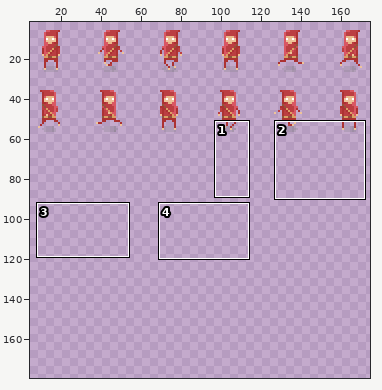
Two versions of one sprite sheet, Assets/Graphics/walkingSprite-Sheet.png. The first picture is a wide view before the edit; the outline marks the close-up.
Close-up. Old version:
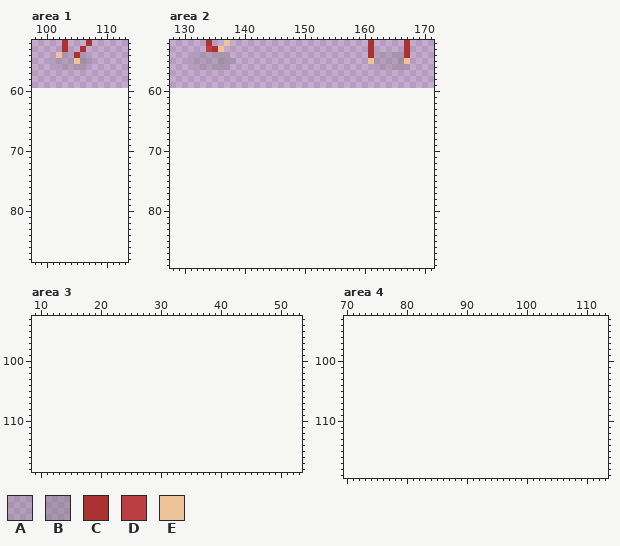
The file is 180x60 pixels. Shown: area 1: x 98..113, y 52..88; area 2: x 128..171, y 52..89; area 3: x 9..53, y 93..118; area 4: x 70..113, y 93..119. The old version is drawn lined up with the new one, on the new canvas. The wide view leaves out empty margins. The commit also changed other parts of the picture, which this record leaves out.
Palette (. is transparent): A #847e8746  B #847e8779  C #ac3232  D #bb3e42  E #eec39a
Pixels before, area 1, first column x 101:
52 ..C...C
53 ..C..C.
54 .EAACB.
55 AAAAEBB
56 .AAAAB.
Pixels before, area 2, first column x 131:
52 ...C..E.......................C.....C
53 ...DCE........................C.....C
54 .AAAABA.......................CAAAABC
55 AAAAABBA......................EAAAABE
56 .AAAABA........................AAAABA
After:
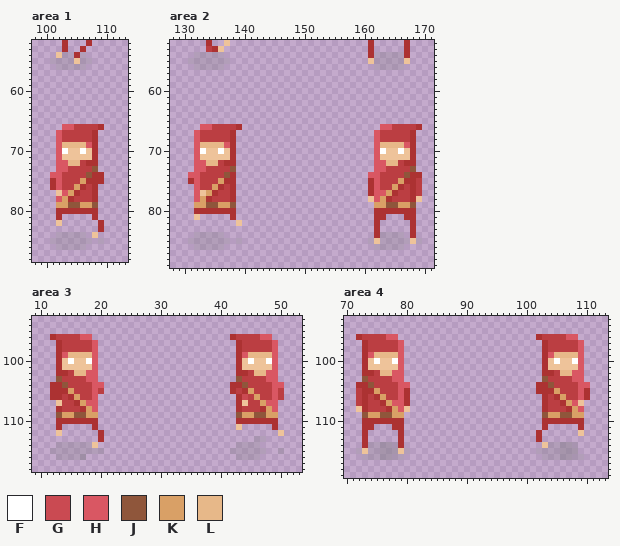
Colours new in this view: F #ffffff  G #ca4a52  H #d95763  J #8f563b  K #d9a066  L #e7b889
What changed:
canvas 180x60 -> 180x180
Area 1:
y 54: x 106 B -> A
y 55: x 106..107 BB -> AA
y 56: x 106 B -> A
y 66: x 103..109 ....... -> HHDDDDC
y 67..68: x 102..108 ....... -> HDDDDDC
y 69: x 102..108 ....... -> HLLLLHC
y 70: x 102..108 ....... -> HFEEFEC
y 71: x 102..108 ....... -> HEEEEEC
y 72: x 102..108 ....... -> HHLLDCC
y 73: x 102..108 ....... -> HHDDDDJ
y 74: x 101..109 ......... -> HHDDDDJCC
y 75: x 101..109 ......... -> CHDDDKCCC
y 76: x 101..108 ........ -> CHDDKCDC
y 77: x 102..108 ....... -> EHKCDDC
y 78: x 102..108 ....... -> HKCDDDC
y 79: x 102..108 ....... -> KKJJKKJ
y 80: x 102..108 ....... -> CCCCCCC
y 81: x 102 . -> C; x 108 . -> C
y 82: x 102 . -> E; x 109 . -> C
y 83: x 109 . -> C
y 84: x 102..106 ..... -> AAAAA; x 108 . -> E
y 85: x 101..107 ....... -> AAAAAAA; x 109 . -> A
y 86: x 102..106 ..... -> AAAAA
Area 2:
y 54: x 136..137 BA -> A.; x 166 B -> A
y 55: x 136..138 BBA -> AA.; x 166 B -> A
y 56: x 136..137 BA -> A.; x 166..167 BA -> A.
y 66: x 133..139 ....... -> HHDDDDC; x 163..169 ....... -> HHDDDDC
y 67..68: x 132..138 ....... -> HDDDDDC; x 162..168 ....... -> HDDDDDC
y 69: x 132..138 ....... -> HLLLLHC; x 162..168 ....... -> HLLLLHC
y 70: x 132..138 ....... -> HFEEFEC; x 162..168 ....... -> HFEEFEC
y 71: x 132..138 ....... -> HEEEEEC; x 162..168 ....... -> HEEEEEC
y 72: x 132..138 ....... -> HHLLDCC; x 162..168 ....... -> HHLLDCC
y 73: x 132..138 ....... -> HHDDDDJ; x 162..168 ....... -> HHDDDDJ
y 74: x 131..138 ........ -> HHDDDDJC; x 161..169 ......... -> HHDDDDJCC
y 75: x 131..138 ........ -> CHDDDKCC; x 161..169 ......... -> CHDDDKCCD
y 76: x 132..138 ....... -> HDDKCDC; x 161..169 ......... -> CHDDKCDCD
y 77: x 132..138 ....... -> HEKCDDC; x 161..169 ......... -> CHHKCDDCD
y 78: x 132..138 ....... -> HKCDDDC; x 161..169 ......... -> EHKCDDDCE
y 79: x 132..138 ....... -> KKJJKKJ; x 162..168 ....... -> KKJJKKJ
y 80: x 132..138 ....... -> CCCCCCC; x 162..168 ....... -> CCCCCCC
y 81: x 132 . -> E; x 138 . -> C; x 162..163 .. -> CC; x 167..168 .. -> CC
y 82: x 139 . -> E; x 162 . -> C; x 168 . -> C
y 83: x 162 . -> C; x 168 . -> C
y 84: x 132..136 ..... -> AAAAA; x 162..166 ..... -> CAAAA; x 168 . -> C
y 85: x 131..137 ....... -> AAAAAAA; x 139 . -> A; x 161..169 ......... -> AEAAAAAEA
y 86: x 132..136 ..... -> AAAAA; x 162..166 ..... -> AAAAA
Area 3:
y 96: x 12..18 ....... -> CDDDDHH; x 42..48 ....... -> CDDDDHH
y 97..98: x 13..19 ....... -> CDDDDDH; x 43..49 ....... -> CDDDDDH
y 99: x 13..19 ....... -> CHLLLLH; x 43..49 ....... -> CHLLLLH
y 100: x 13..19 ....... -> CEFEEFH; x 43..49 ....... -> CEFEEFH
y 101: x 13..19 ....... -> CEEEEEH; x 43..49 ....... -> CEEEEEH
y 102: x 13..19 ....... -> CCDLLHH; x 43..49 ....... -> CCDLLHH
y 103: x 13..19 ....... -> JDDDDHH; x 43..49 ....... -> JDDDDHH
y 104: x 12..20 ......... -> CCJDDDDHH; x 42..50 ......... -> CCJDDDDHH
y 105: x 12..20 ......... -> CCCKDDDHD; x 42..50 ......... -> CDCKDDDHD
y 106: x 12..19 ........ -> CCDCKDDH; x 43..50 ........ -> CGDKDDHD
y 107: x 13..19 ....... -> EDDCKHH; x 43..49 ....... -> CEDDKHH
y 108: x 13..19 ....... -> CDDDCKH; x 43..49 ....... -> CDDDCKH
y 109: x 13..19 ....... -> JKKJJKK; x 43..49 ....... -> JKKJJKK
y 110: x 13..19 ....... -> CCCCCCC; x 43..49 ....... -> CCCCCCC
y 111: x 13 . -> C; x 19 . -> C; x 43 . -> E; x 49 . -> C
y 112: x 13 . -> E; x 20 . -> C; x 50 . -> E
y 113: x 20 . -> C; x 46..47 .. -> AA
y 114: x 13..19 ....... -> AAAAAAE; x 43..46 .... -> AAAA
y 115: x 12..20 ......... -> AAAAAAAAA; x 42..47 ...... -> AAAAAA; x 50 . -> A
y 116: x 13..17 ..... -> AAAAB; x 43..46 .... -> AAAA
Area 4:
y 96: x 72..78 ....... -> CDDDDHH; x 102..108 ....... -> CDDDDHH
y 97..98: x 73..79 ....... -> CDDDDDH; x 103..109 ....... -> CDDDDDH
y 99: x 73..79 ....... -> CHLLLLH; x 103..109 ....... -> CHLLLLH
y 100: x 73..79 ....... -> CEFEEFH; x 103..109 ....... -> CEFEEFH
y 101: x 73..79 ....... -> CEEEEEH; x 103..109 ....... -> CEEEEEH
y 102: x 73..79 ....... -> CCDLLHH; x 103..109 ....... -> CCDLLHH
y 103: x 73..79 ....... -> JDDDDHH; x 103..109 ....... -> JDDDDHH
y 104: x 72..80 ......... -> CCJDDDDHH; x 102..110 ......... -> CCJDDDDHH
y 105: x 72..80 ......... -> DCCKDDDHC; x 102..110 ......... -> CCCKDDDHC
y 106: x 72..80 ......... -> DCDCKDDHC; x 103..110 ........ -> CDCKDDHC
y 107: x 72..80 ......... -> DCDDCKHHC; x 103..109 ....... -> CDDCKHE
y 108: x 72..80 ......... -> ECDDDCKHE; x 103..109 ....... -> CDDDCKH
y 109: x 73..79 ....... -> JKKJJKK; x 103..109 ....... -> JKKJJKK
y 110: x 73..79 ....... -> CCCCCCC; x 103..109 ....... -> CCCCCCC
y 111: x 73..74 .. -> CC; x 78..79 .. -> CC; x 103 . -> C; x 109 . -> C
y 112: x 73 . -> C; x 79 . -> C; x 102 . -> C; x 109 . -> E
y 113: x 73 . -> C; x 79 . -> C; x 102 . -> C
y 114: x 73..79 ....... -> CAABBAC; x 103..108 ...... -> EAABBA
y 115: x 72..80 ......... -> AEAABBBEA; x 102..108 ....... -> AAAABBB
y 116: x 73..79 ....... -> AAABBAA; x 103..109 ....... -> AAABBAA
